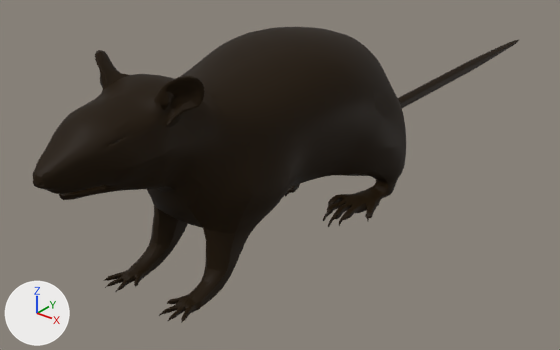
A saved change to the Blender file rat/rat 2.0.blend.
Before and after are seen from a camera (50 mm lens) standing at (41.8, -51.0, 37.4) and looking at (-4.6, 7.1, 1.5). Every picture has the same lights, and +X, +Y and +Z are marked at lower left.

In view in the first picture: 'RAT'.
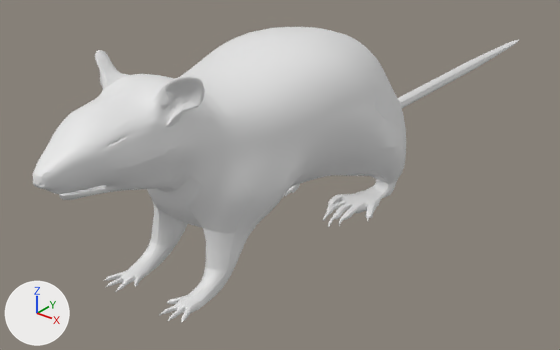
The edits, one by one:
me_cube_001 has 1904 vertices, 2000 faces and spans x -8.5..8.5, y -57.6..26.6, z -8.2..12.3.
me_cube_001 is used by ob_rat; location (0.02, 1.66, 8.02); rotation (0.0, 0.0, 3.139), in degrees (0, 0, 180).
me_cube_001 no longer uses material mat_material_001 (black #000000).
me_cube_001 part 1: all 1872 faces that had it switch from mat_material_002 (black #241808) to no material.

Location of each change, [x1, y1, x2, y2] in pixels of the pictures (560 x 350 px):
part 1 of me_cube_001, recoloured: [33, 27, 519, 323] in both
